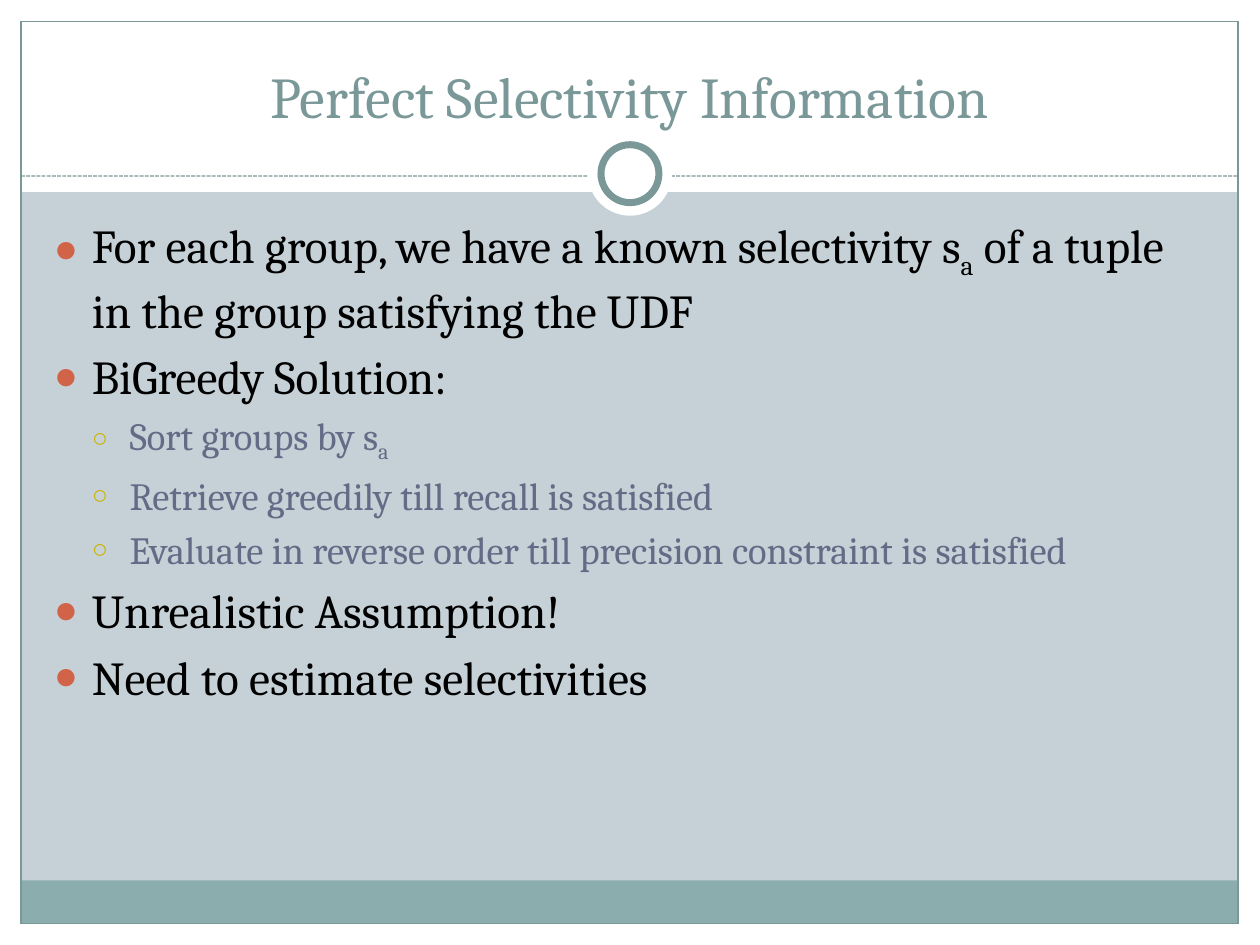
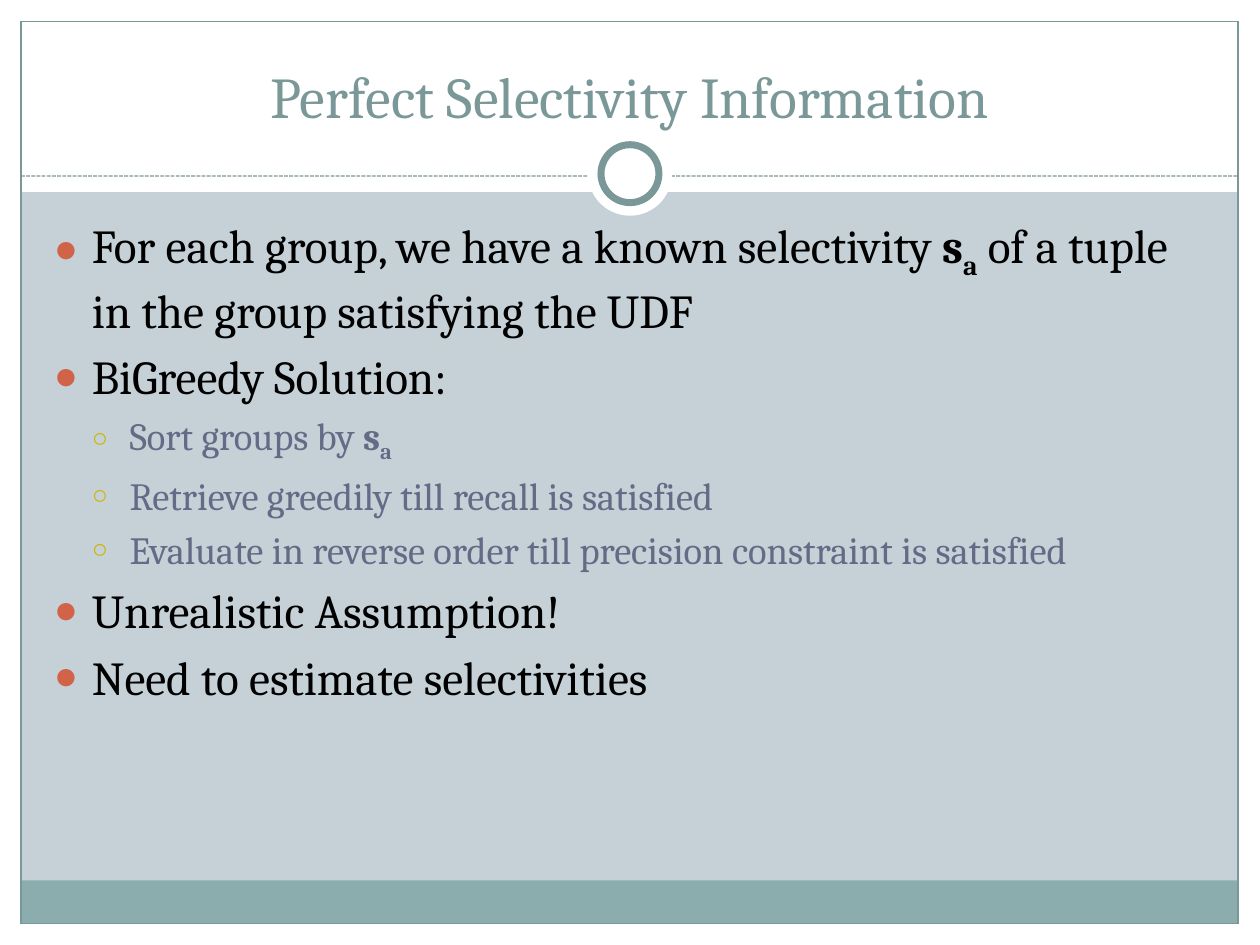
Before and after one commit to brahmaneya/PredictiveAQP, a slide deck: slide 8 of Presentation/SIGMOD15Talk.pptx. Drawn at 1260x945 pixels with LibreOffice and Linux fonts; fonts in the diff are those of the drawing. Boxes give left, top, right and bottom in pixels: in the first picture for what was removed or moved away, otherwise in the second. Text is boxed around its words. In the diff, an @@ line names an element or a change of style, - is before the commit and + after.

```diff
--- a/Presentation/SIGMOD15Talk.pptx
+++ b/Presentation/SIGMOD15Talk.pptx
@@ text at [92,229,1167,459]: bold on in "sa", "sa" @@
```
Also in this commit, not shown: 5 other slides changed, 2 slides added.
